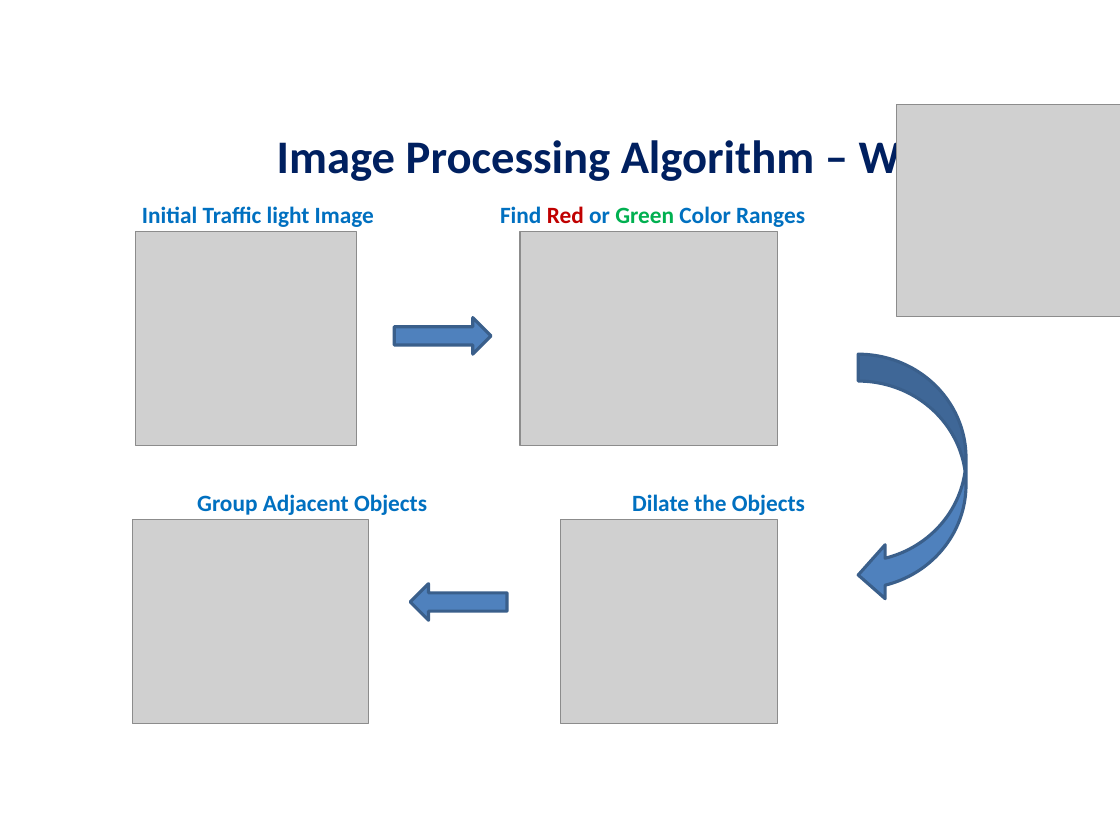
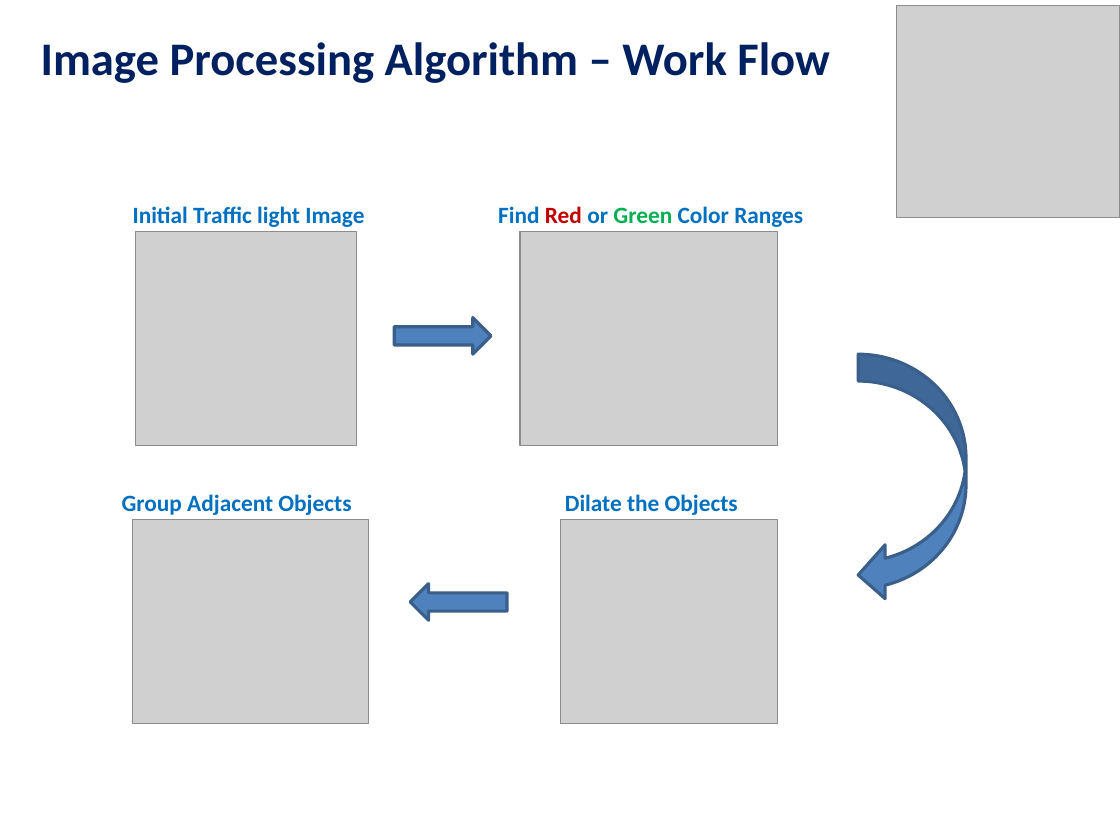
Before and after one commit to kfirt/BlindPhone, a slide deck: slide 5 of AnalyzerDemo/real life demo/Weekathon Presentation Template - blindphone.pptx. Drawn at 1120x840 pixels with LibreOffice and Linux fonts; fonts in the diff are those of the drawing; grey boxes stand for pictures. Boxes give left, top, right and bottom in pixels: in the first picture for what was removed or moved away, otherwise in the second. Text is boxed around its words. In the diff, an @@ line names an element or a change of style, - is before the commit and + after.

Commit message:
slides fix

```diff
--- a/AnalyzerDemo/real life demo/Weekathon Presentation Template - blindphone.pptx
+++ b/AnalyzerDemo/real life demo/Weekathon Presentation Template - blindphone.pptx
@@ alignment right to left in 5 elements at box(133, 206, 364, 227), box(498, 206, 803, 227), box(122, 494, 351, 515), box(565, 494, 738, 515), box(41, 42, 830, 83) @@
@@ text "Image Processing Algorithm – Work ...": place and size @@
-text "Image Processing Algorithm – Work ..." at box(277, 134, 963, 185)
+text "Image Processing Algorithm – Work ..." at box(41, 42, 830, 83)
@@ picture: place and size @@
-picture at box(897, 105, 1120, 317)
+picture at box(897, 6, 1120, 217)
@@ text "Dilate the Objects": place and size @@
-text "Dilate the Objects" at box(632, 494, 805, 515)
+text "Dilate the Objects" at box(565, 494, 738, 515)
```
Also in this commit, not shown: 1 other slide changed.
